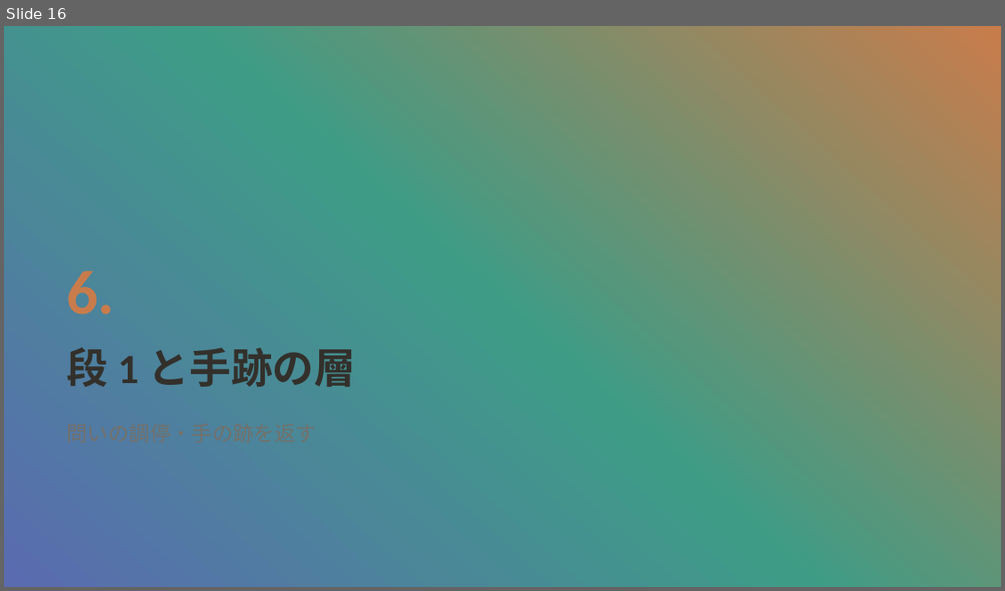
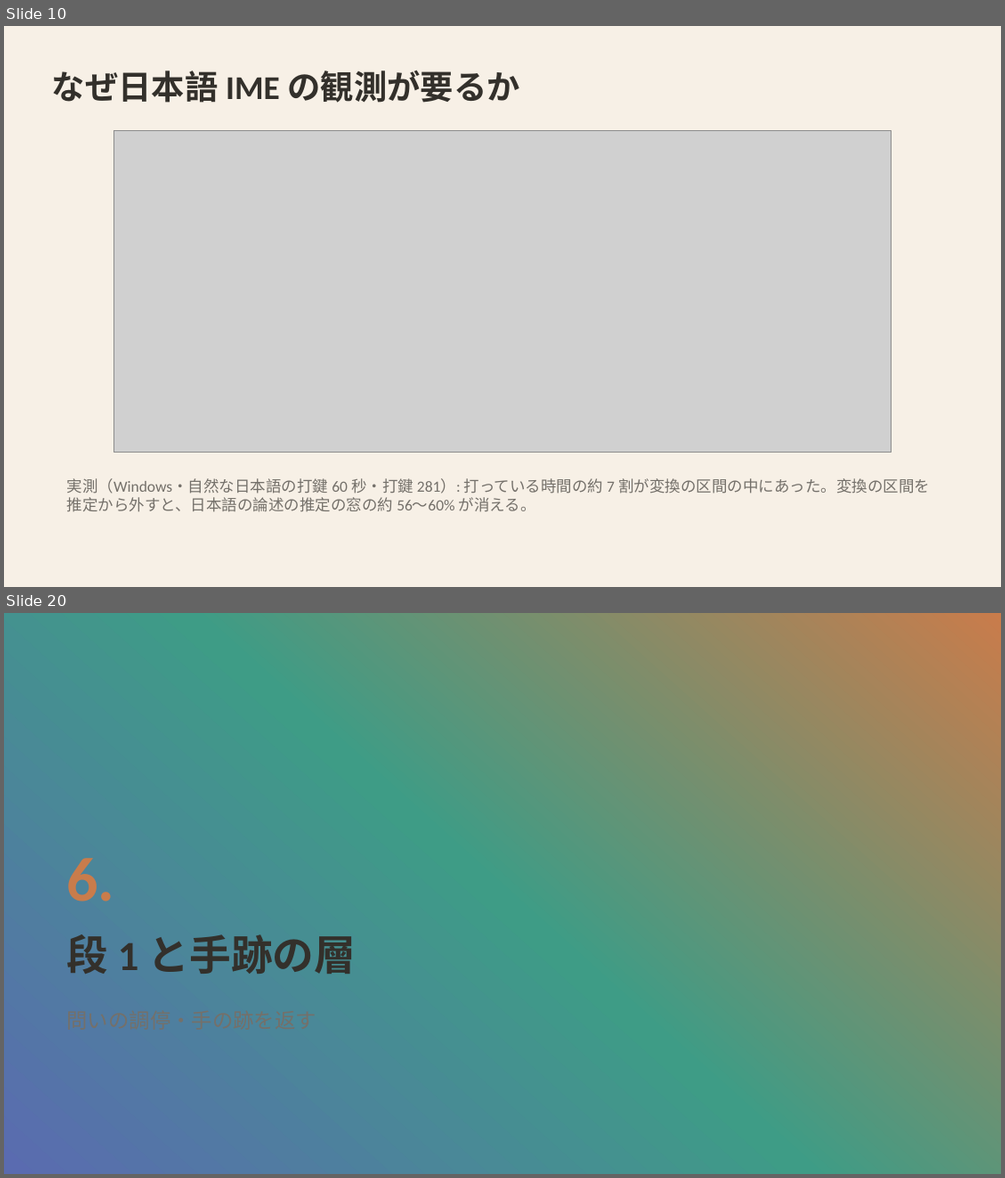
Before and after one commit to mikotomiura/GSE-prototype, a slide deck: docs/slides/project-overview/GSE_project_tech.pptx. Shown one above the other, each under a label of ours: slide 16 before the commit, slides 10 and 20 after it; the slides between them are not shown. The pictures are 1005x591 and 1005x1178 pixels, drawn with LibreOffice and Linux fonts; fonts in the diff are those of the drawing; grey boxes stand for pictures; background and template pictures are left out. Boxes give left, top, right and bottom in pixels: in the first picture for what was removed or moved away, otherwise in the second. Text is boxed around its words. In the diff, an @@ line names an element or a change of style, - is before the commit and + after.

```diff
--- a/docs/slides/project-overview/GSE_project_tech.pptx
+++ b/docs/slides/project-overview/GSE_project_tech.pptx
@@ slide 10 added at bbox=[4, 26, 1001, 587], background #F7F0E6 @@
@@ text added at bbox=[52, 70, 519, 103], 32 pt, text #33302B, bold @@
+なぜ日本語 IME の観測が要るか
@@ picture added at bbox=[114, 131, 891, 452] @@
@@ text added at bbox=[67, 478, 930, 512], 15 pt, text #74706A @@
+実測（Windows・自然な日本語の打鍵 60 秒・打鍵 281）: 打っている時間の約 7 割が変換の区間の中にあった。変換の区間を推定から外すと、日本語の論述の推定の窓の約 56〜60% が消える。
@@ what was slide 16 is now slide 20 @@
```
Also in this commit, not shown: 12 slides changed, 9 other slides added, 3 slides removed, 20 other files.
